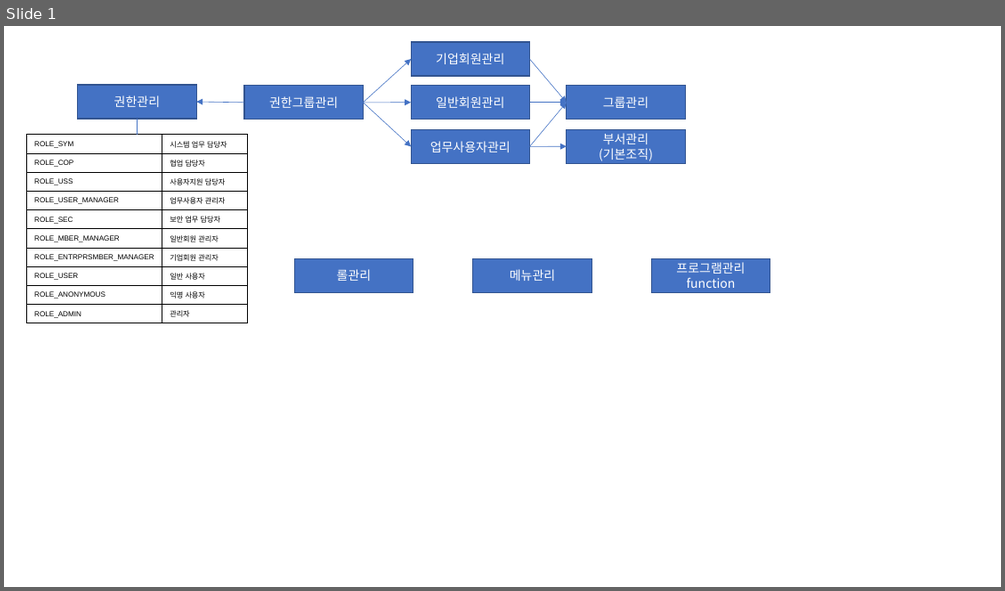
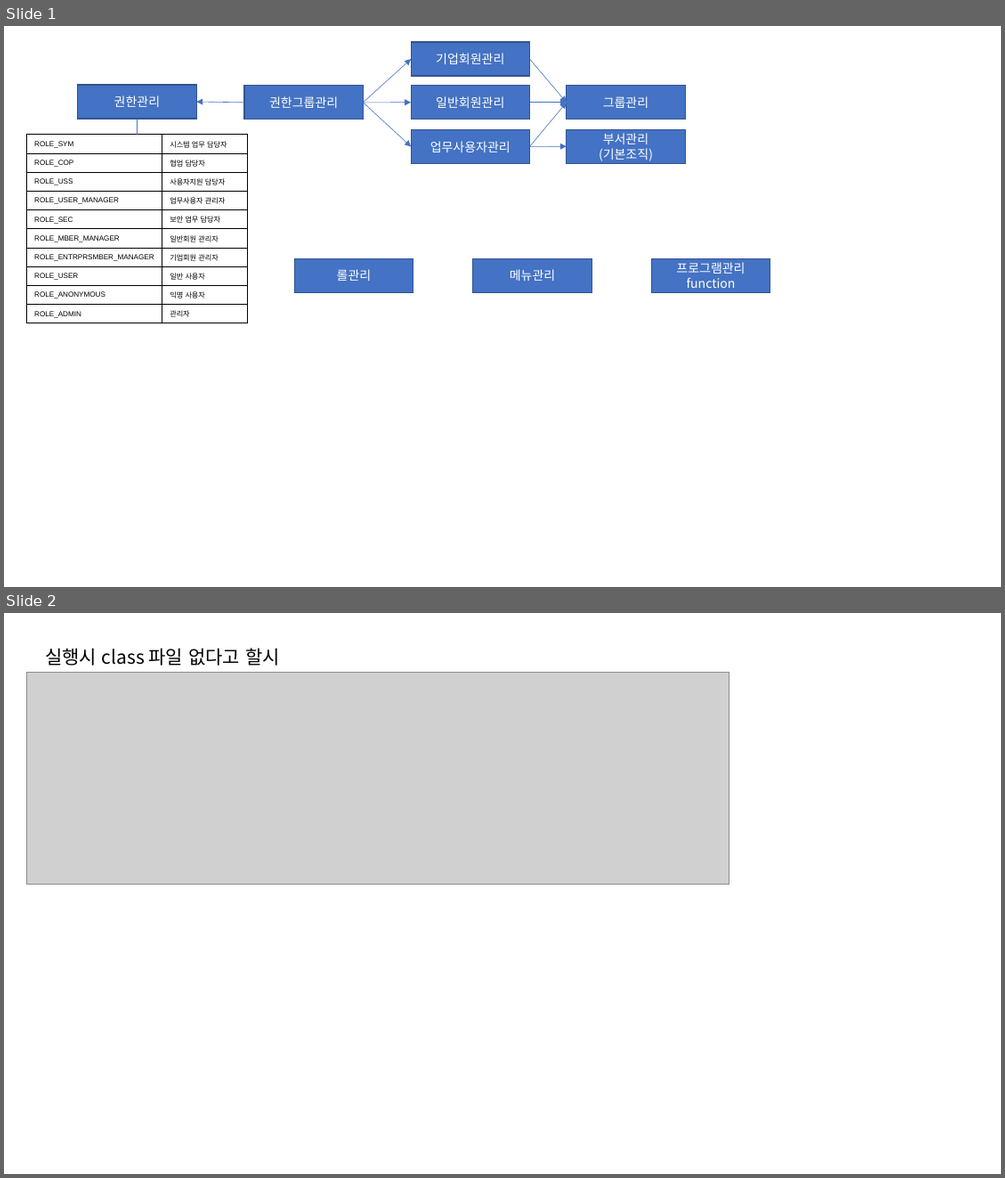
Before and after one commit to WhiteFoxZ/webtest, a slide deck: src/main/resources/egovframework/권한관리.pptx. Shown one above the other, each under a label of ours: slide 1 before the commit, slides 1 and 2 after it. The pictures are 1005x591 and 1005x1178 pixels, drawn with LibreOffice and Linux fonts; fonts in the diff are those of the drawing; grey boxes stand for pictures. Boxes give left, top, right and bottom in pixels: in the first picture for what was removed or moved away, otherwise in the second. Text is boxed around its words. In the diff, an @@ line names an element or a change of style, - is before the commit and + after.

Commit message:
실행시 NOT FOUND CLASS 대처

```diff
--- a/src/main/resources/egovframework/권한관리.pptx
+++ b/src/main/resources/egovframework/권한관리.pptx
@@ slide 2 added at (x1=4, y1=613, x2=1001, y2=1174), background #FFFFFF @@
@@ text added at (x1=45, y1=648, x2=280, y2=666), 18 pt, text #000000 @@
+실행시 class 파일 없다고 할시
@@ picture added at (x1=26, y1=672, x2=729, y2=884) @@
```
Also in this commit, not shown: 4 other files.
